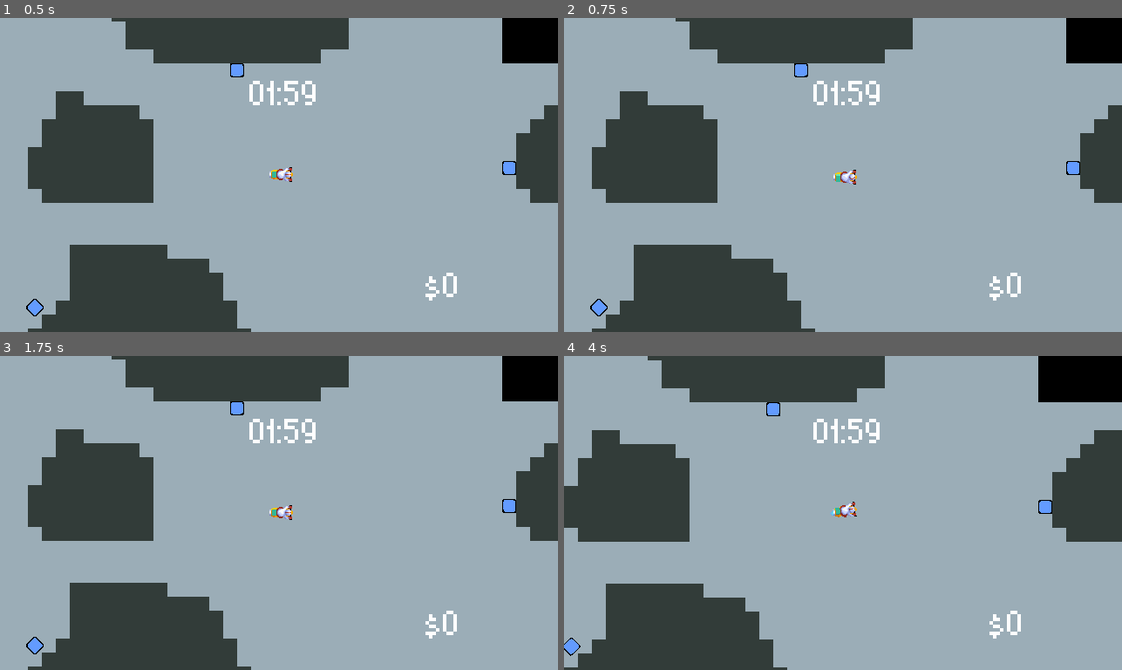
Above: before the commit, frames 1-4 (two rows, left to right).
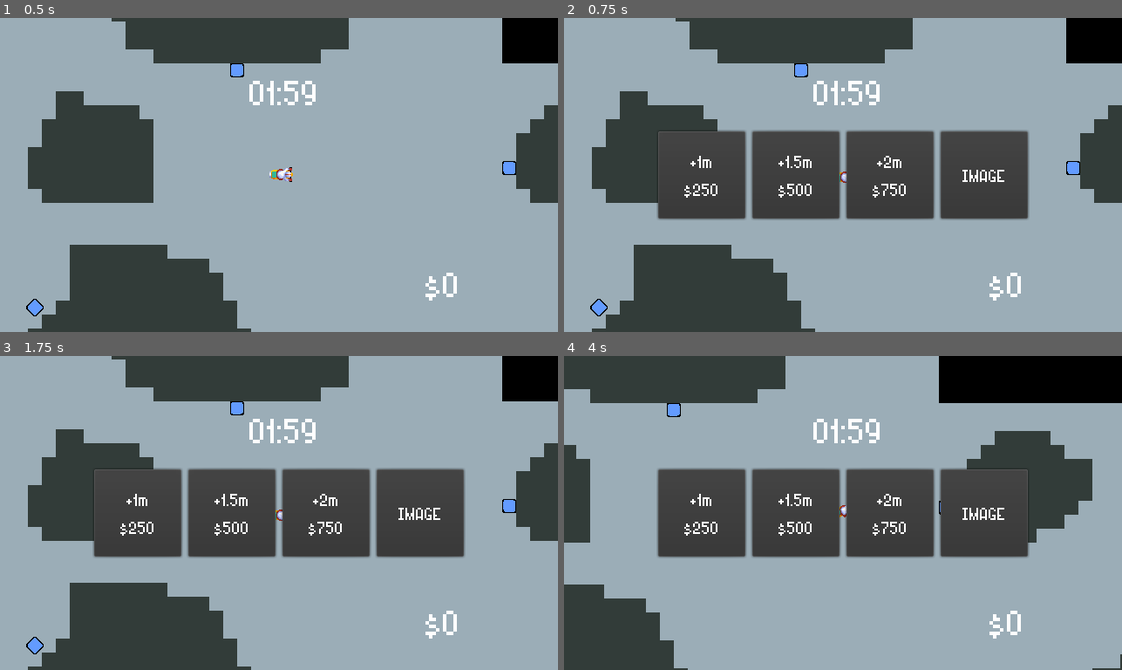
Above: after the commit, the same moments.

Repository: ChewieCB/LD50
Game: Godot game, scene res://src/test_scenes/TestDeliveryLocations.tscn
Same seed, same stepped clock (60 frames per second), same inputs: the game is played once before the commit and once after it.
Inputs:
- Up to frame 1 (0.5 s): no input
- Up to frame 2 (0.75 s): tap Enter at 0.5 s; hold D (move_right) from 0.53 s (still down); tap Tab (add_time, bound only before the commit) at 0.6 s
- Up to frame 3 (1.75 s): tap Ctrl (shop, bound only before the commit) at 0.77, 1.52 s; tap R (reset) at 1.25 s; release D (move_right) at 1.28 s; hold Space (handbrake) from 1.28 s (still down); tap E (interact) at 1.35 s
- Up to frame 4 (4 s): tap R (reset) at 2, 2.75 s; release Space (handbrake) at 2.03 s; hold D (move_right) 2.03-2.78 s; tap Tab (add_time, bound only before the commit) at 2.1, 3.6 s; hold W (move_up) 2.78-3.53 s; tap E (interact) at 2.85 s; tap Ctrl (shop, bound only before the commit) at 3.02, 3.77 s; hold A (move_left) from 3.53 s (still down)

Frame 1 is identical in both runs. In frame 2, 16% of the frame differs, in the area x 16-84%, y 35-65%; in frame 3, 16%; in frame 4, 42%, in the area x 0-100%, y 0-100%.

Commit message:
Changed Shop Key to Tab to prevent Firefox Closing Tabs on Ctrl+W

Diff:
--- a/project.godot
+++ b/project.godot
@@ -105,12 +105,11 @@
 }
 add_time={
 "deadzone": 0.5,
-"events": [ Object(InputEventKey,"resource_local_to_scene":false,"resource_name":"","device":0,"alt":false,"shift":false,"control":false,"meta":false,"command":false,"pressed":false,"scancode":16777218,"physical_scancode":0,"unicode":0,"echo":false,"script":null)
- ]
+"events": [  ]
 }
 shop={
 "deadzone": 0.5,
-"events": [ Object(InputEventKey,"resource_local_to_scene":false,"resource_name":"","device":0,"alt":false,"shift":false,"control":false,"meta":false,"command":false,"pressed":false,"scancode":16777238,"physical_scancode":0,"unicode":0,"echo":false,"script":null)
+"events": [ Object(InputEventKey,"resource_local_to_scene":false,"resource_name":"","device":0,"alt":false,"shift":false,"control":false,"meta":false,"command":false,"pressed":false,"scancode":16777218,"physical_scancode":0,"unicode":0,"echo":false,"script":null)
  ]
 }
 
